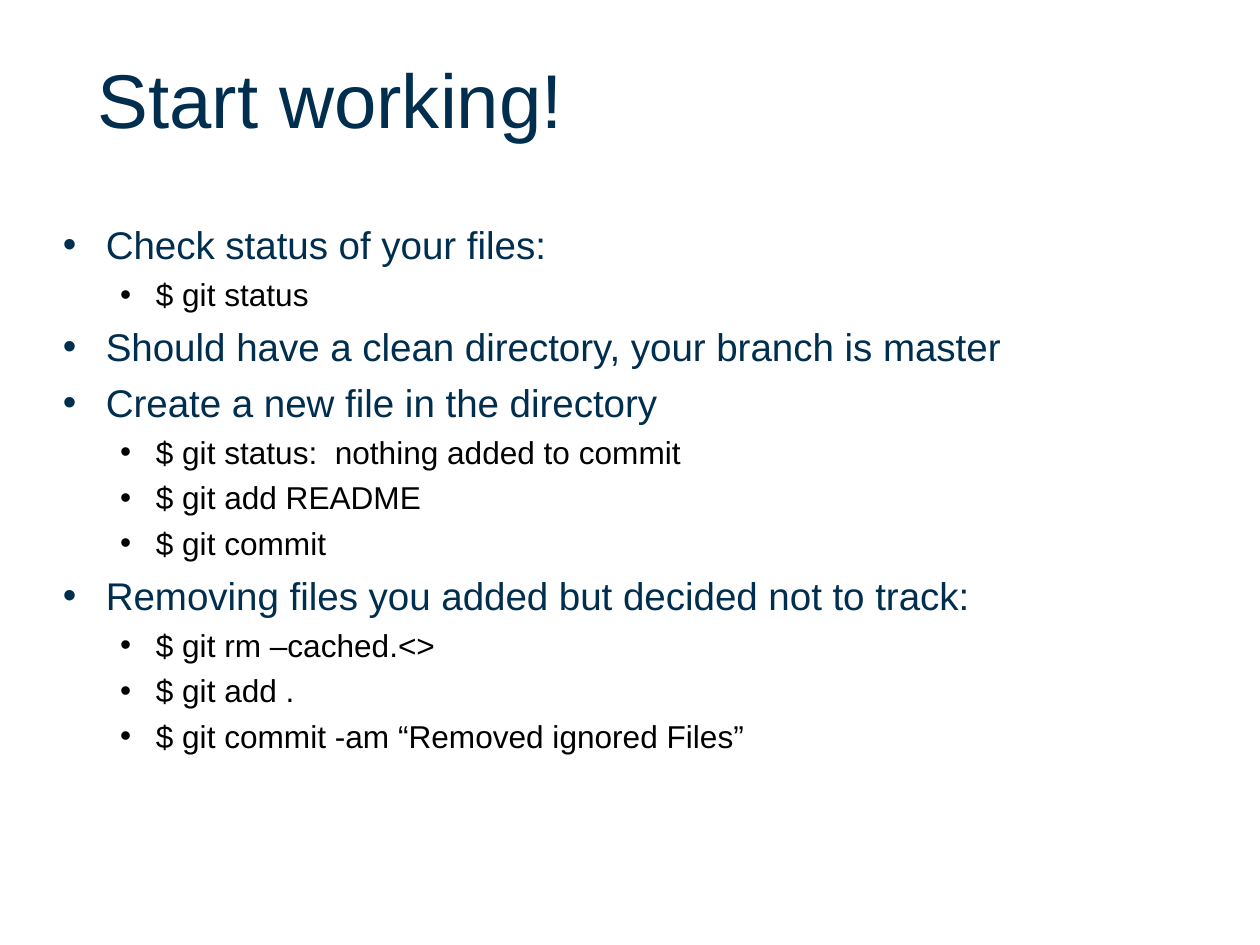
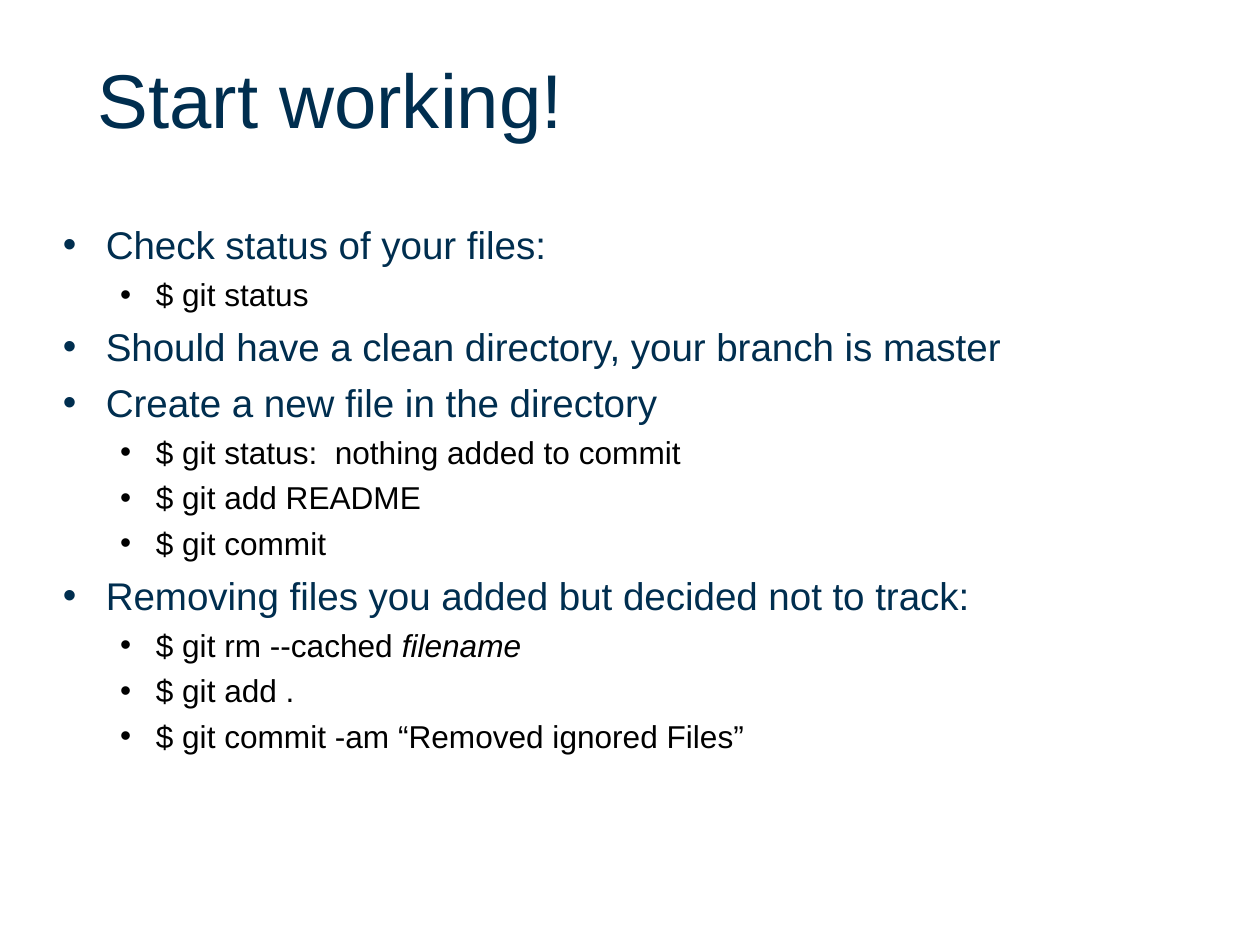
Before and after one commit to FineWilms/Workshop_github, a slide deck: slide 7 of intro2Git.odp. Drawn at 1260x945 pixels with LibreOffice and Linux fonts; fonts in the diff are those of the drawing; background and template pictures are left out. Boxes give left, top, right and bottom in pixels: in the first picture for what was removed or moved away, otherwise in the second. Text is boxed around its words. In the diff, an @@ line names an element or a change of style, - is before the commit and + after.

Commit message:
fixed cached command

```diff
--- a/intro2Git.odp
+++ b/intro2Git.odp
@@ text at bbox=[182, 634, 521, 663]: text changed @@
-  • $ git rm –cached.<>
+  • $ git rm --cached filename
```
Also in this commit, not shown: 1 other file.
